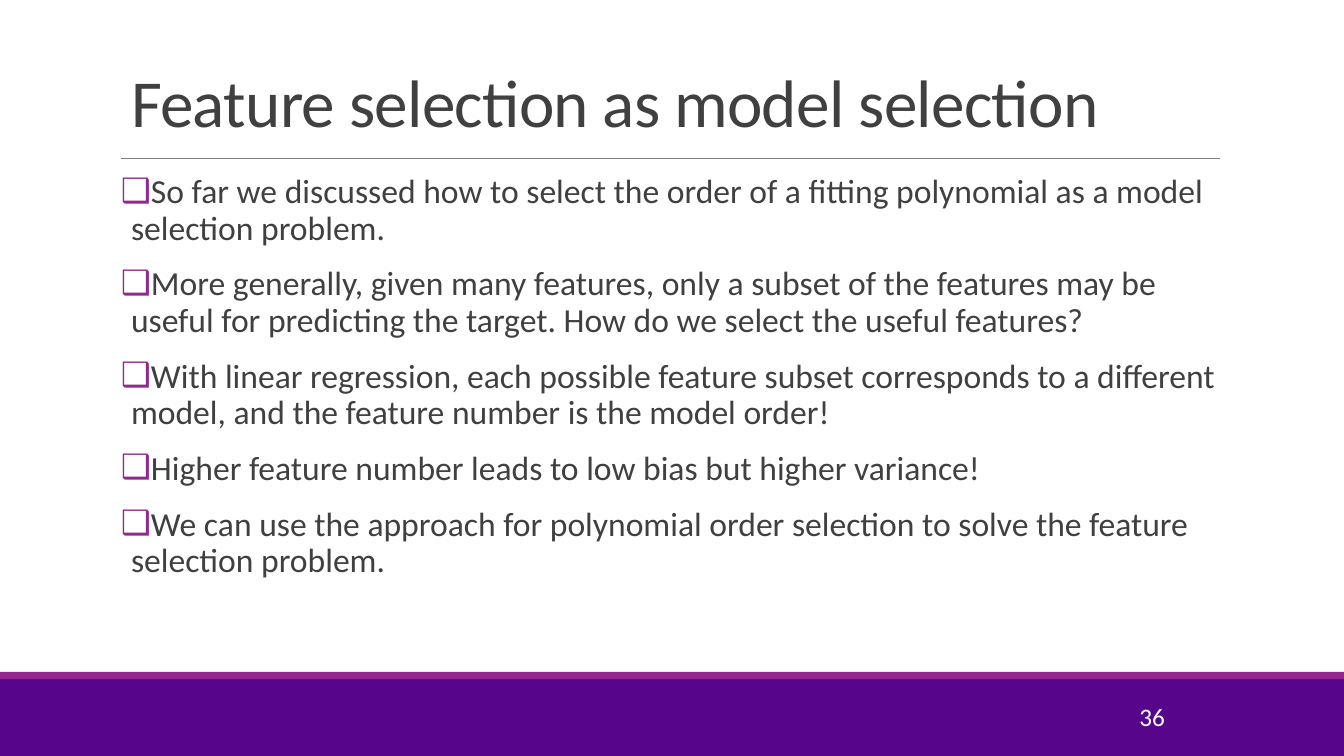
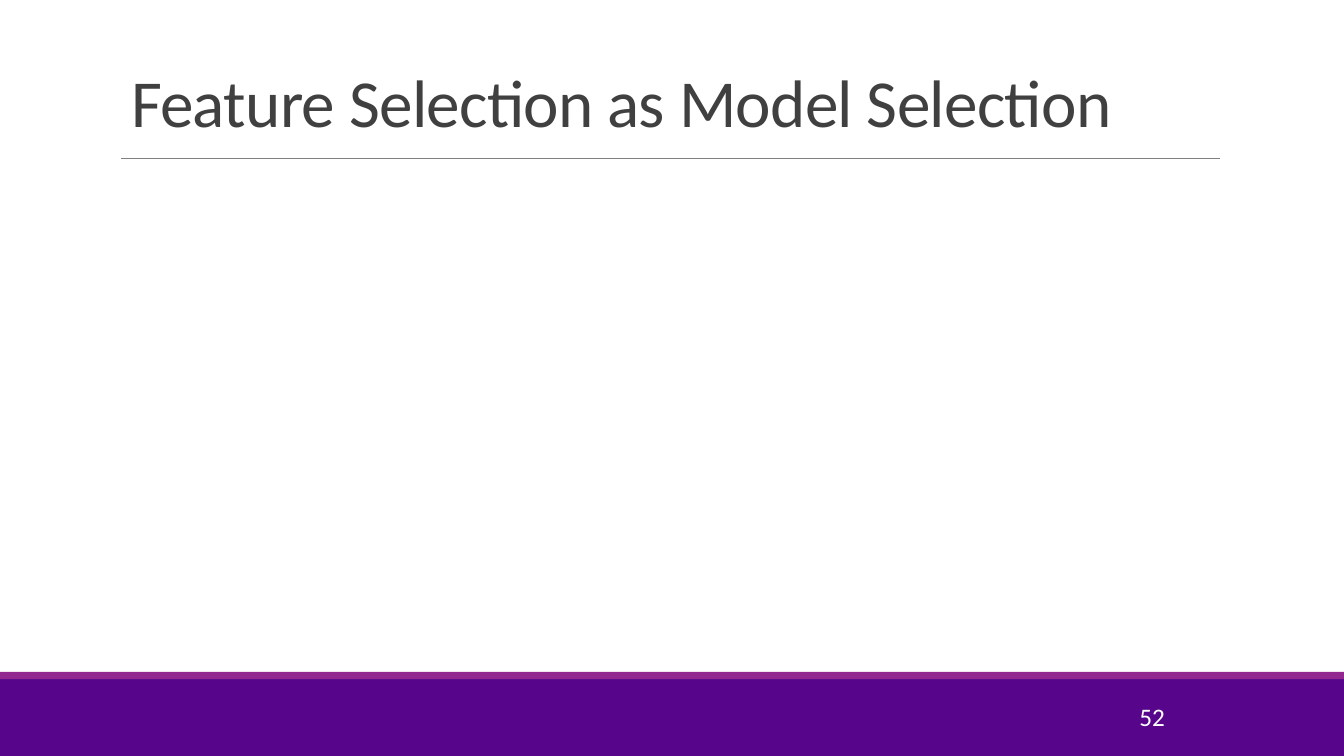
Before and after one commit to joshzzl/introml, a slide deck: slide 52 of lectures/Lect04_ModelSelection.pptx (slide 36 before the commit). Drawn at 1344x756 pixels with LibreOffice and Linux fonts; fonts in the diff are those of the drawing; grey boxes stand for pictures; background and template pictures are left out. Boxes give left, top, right and bottom in pixels: in the first picture for what was removed or moved away, otherwise in the second. Text is boxed around its words. In the diff, an @@ line names an element or a change of style, - is before the commit and + after.

Commit message:
Updated the model selection and multi-variable slides.

```diff
--- a/lectures/Lect04_ModelSelection.pptx
+++ b/lectures/Lect04_ModelSelection.pptx
@@ title at [131, 80, 1111, 128]: text changed @@
-Feature selection as model selection
+Feature Selection as Model Selection
@@ text removed at [131, 179, 1214, 578] @@
-❑ So far we discussed how to select the order of a fitting polynomial as a model selection problem.
-❑ More generally, given many features, only a subset of the features may be useful for predicting the target. How do we select the useful features?
-❑ With linear regression, each possible feature subset corresponds to a different model, and the feature number is the model order!
-❑ Higher feature number leads to low bias but higher variance!
-❑ We can use the approach for polynomial order selection to solve the feature selection problem.
@@ page number at [1139, 709, 1165, 726]: text changed @@
-36
+52
```
Also in this commit, not shown: 15 other slides changed, 16 slides added, 1 slide removed, 13 other files.
